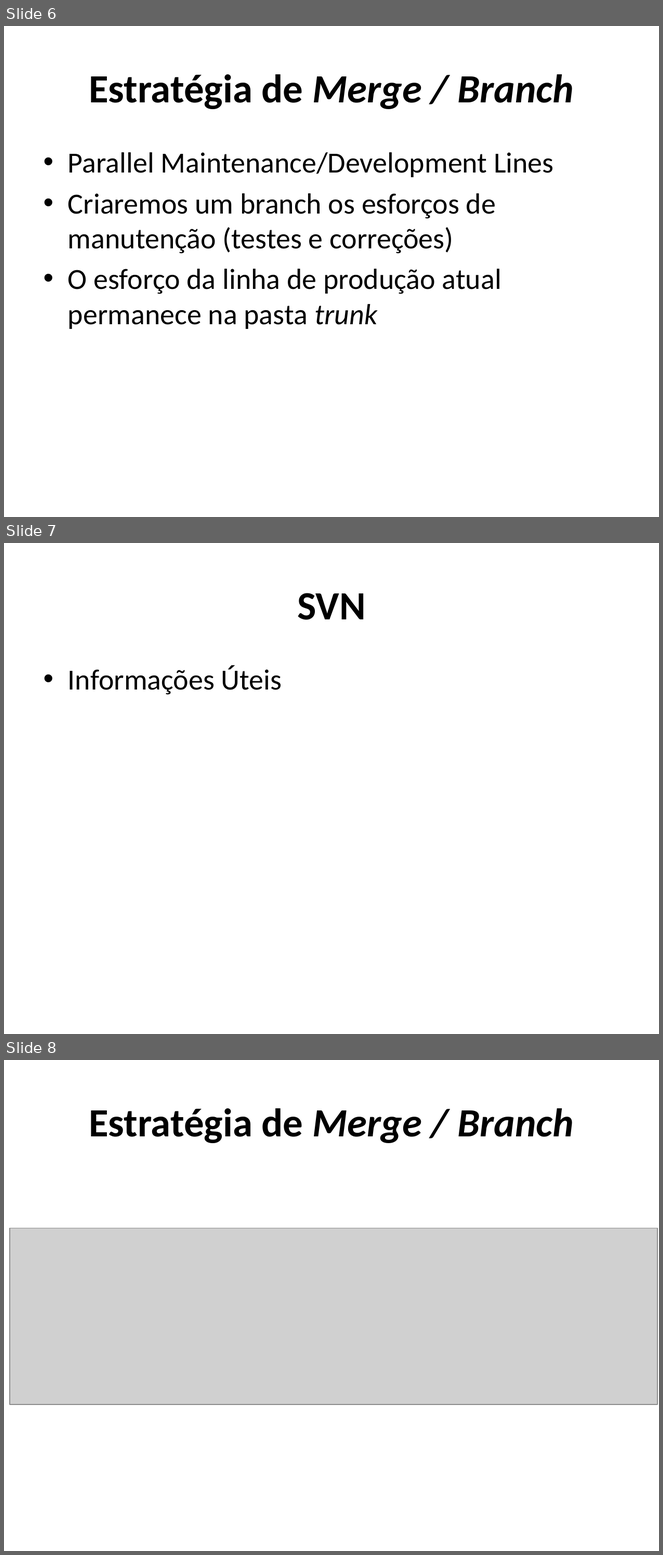
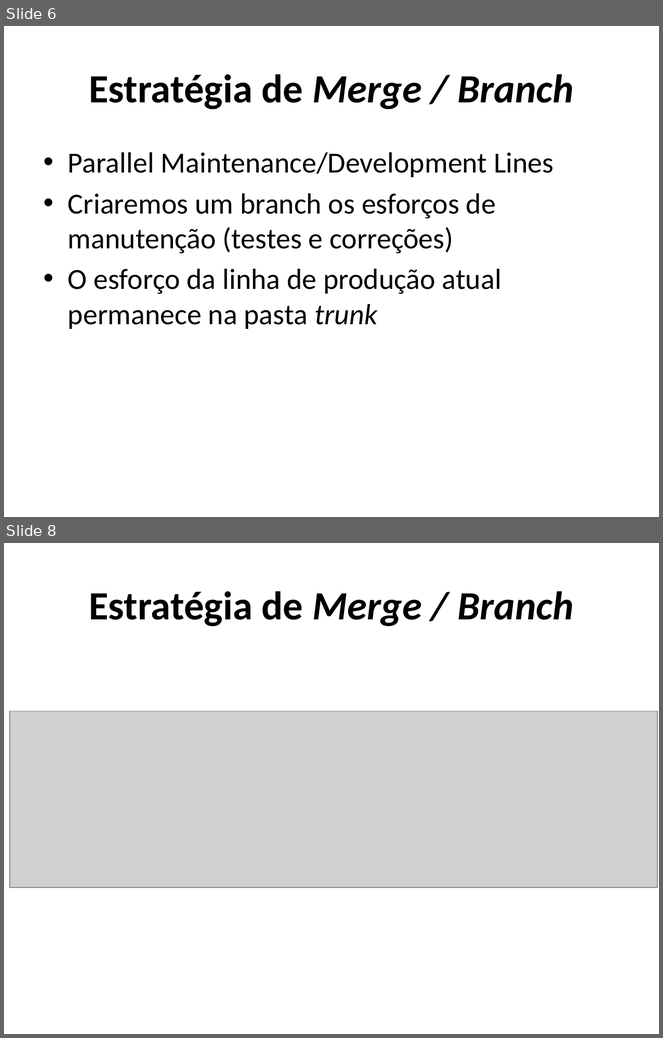
Before and after one commit to carlosneo/dotprojecteap, a slide deck: Dot Project EAP/4. System Management/Gerência de configuração/Gerencia de configuração e mudança de software.pptx. Shown one above the other, each under a label of ours: slides 6, 7 and 8 before the commit, slides 6 and 8 after it; the slides between them are not shown. The pictures are 663x1555 and 663x1038 pixels, drawn with LibreOffice and Linux fonts; fonts in the diff are those of the drawing; grey boxes stand for pictures. Boxes give left, top, right and bottom in pixels: in the first picture for what was removed or moved away, otherwise in the second. Text is boxed around its words. In the diff, an @@ line names an element or a change of style, - is before the commit and + after.

```diff
--- a/Dot Project EAP/4. System Management/Gerência de configuração/Gerencia de configuração e mudança de software.pptx
+++ b/Dot Project EAP/4. System Management/Gerência de configuração/Gerencia de configuração e mudança de software.pptx
@@ slide 7 removed at <box>4,543,659,1034</box>, background #FFFFFF @@
@@ title removed at <box>297,593,366,620</box> @@
-SVN
@@ text removed at <box>68,665,282,695</box> @@
-• Informações Úteis
```
Also in this commit, not shown: 1 slide added.
